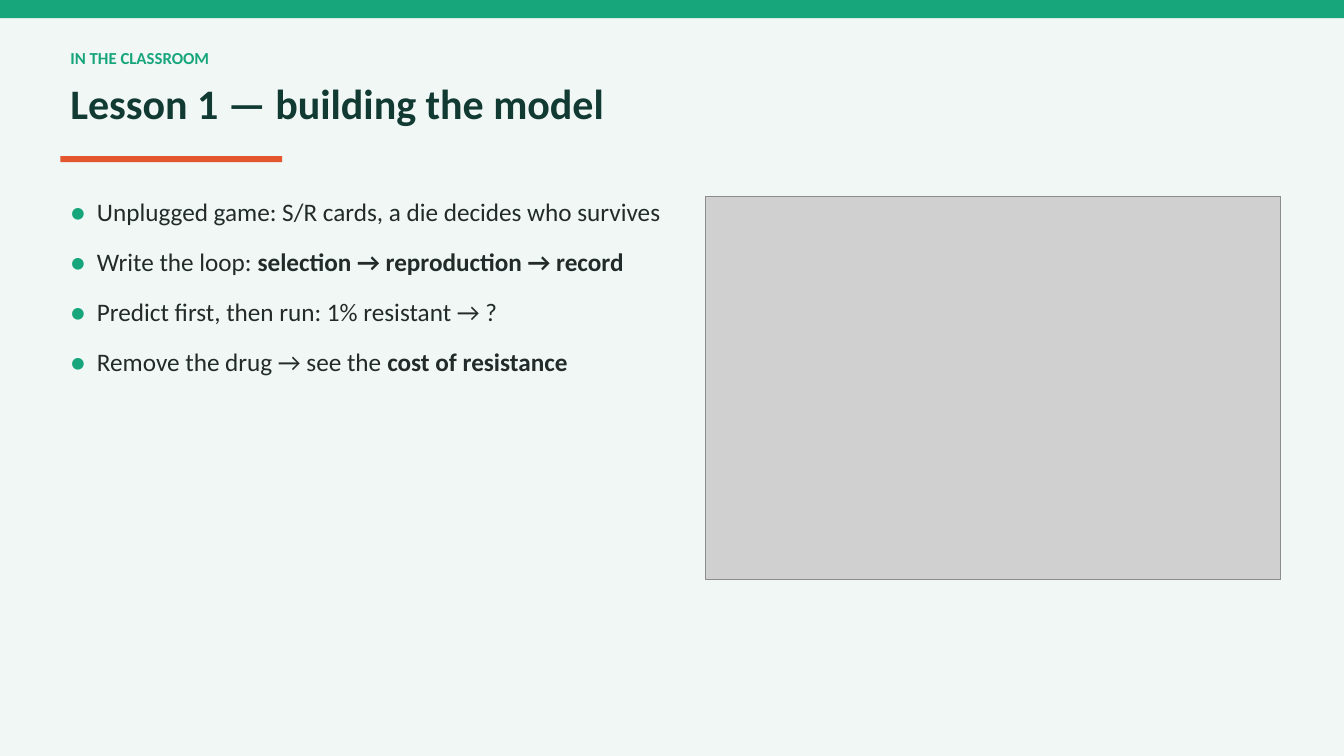
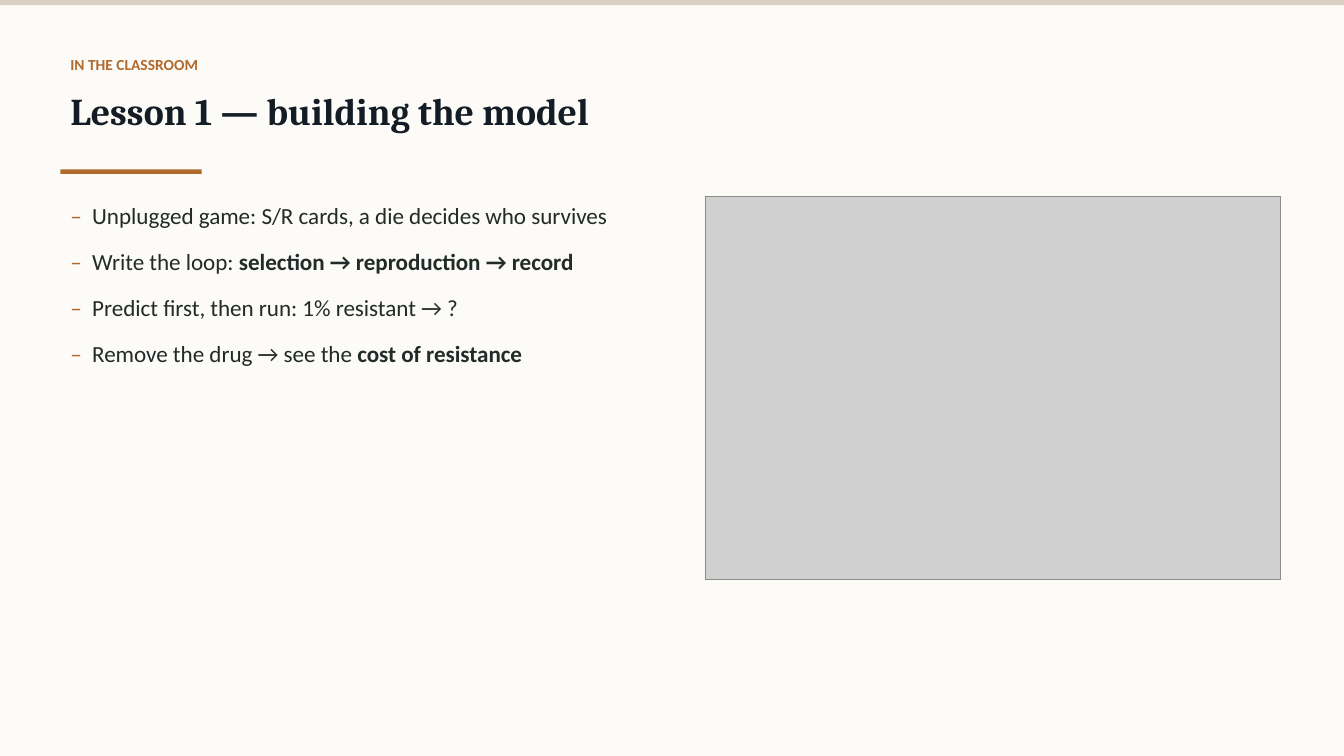
Before and after one commit to felixxxxx11/antibiotic-resistance-sim, a slide deck: slide 6 of INT6064 Individual Module - Slides - WUPENGHUI.pptx. Drawn at 1344x756 pixels with LibreOffice and Linux fonts; fonts in the diff are those of the drawing; grey boxes stand for pictures. Boxes give left, top, right and bottom in pixels: in the first picture for what was removed or moved away, otherwise in the second. Text is boxed around its words. In the diff, an @@ line names an element or a change of style, - is before the commit and + after.

Commit message:
Restyle deck (warm academic palette) and unify document text colors

```diff
--- a/INT6064 Individual Module - Slides - WUPENGHUI.pptx
+++ b/INT6064 Individual Module - Slides - WUPENGHUI.pptx
@@ rectangle at (x1=0, y1=0, x2=1344, y2=756): fill #F1F7F5 to #FCFBF7 @@
@@ rectangle resized from (x1=0, y1=0, x2=1344, y2=18) to (x1=0, y1=0, x2=1344, y2=5) @@
@@ rectangle at (x1=0, y1=0, x2=1344, y2=5): fill #17A67B to #D8CFC2 @@
@@ text "IN THE CLASSROOM" moved from (x1=70, y1=53, x2=210, y2=64) to (x1=70, y1=60, x2=198, y2=70) @@
@@ text "IN THE CLASSROOM" at (x1=70, y1=60, x2=198, y2=70): size 12 to 11 pt, text colour #17A67B to #B06A2E; more space between paragraphs @@
@@ text "Lesson 1 — building the ..." moved from (x1=70, y1=89, x2=604, y2=126) to (x1=70, y1=98, x2=588, y2=134) @@
@@ text "Lesson 1 — building the ..." at (x1=70, y1=98, x2=588, y2=134): size 30 to 27 pt, font Calibri to Cambria, text colour #113A33 to #141D25 @@
@@ rectangle resized from (x1=60, y1=156, x2=282, y2=162) to (x1=60, y1=169, x2=202, y2=173) @@
@@ rectangle at (x1=60, y1=169, x2=202, y2=173): fill #E4572E to #B06A2E @@
@@ text at (x1=92, y1=208, x2=607, y2=366): text changed; size 18 to 16.5 pt @@
-● Unplugged game: S/R cards, a die decides who survives
-● Write the loop: selection → reproduction → record
-● Predict first, then run: 1% resistant → ?
-● Remove the drug → see the cost of resistance
+– Unplugged game: S/R cards, a die decides who survives
+– Write the loop: selection → reproduction → record
+– Predict first, then run: 1% resistant → ?
+– Remove the drug → see the cost of resistance
```
Also in this commit, not shown: 12 other slides changed, 6 other files.
